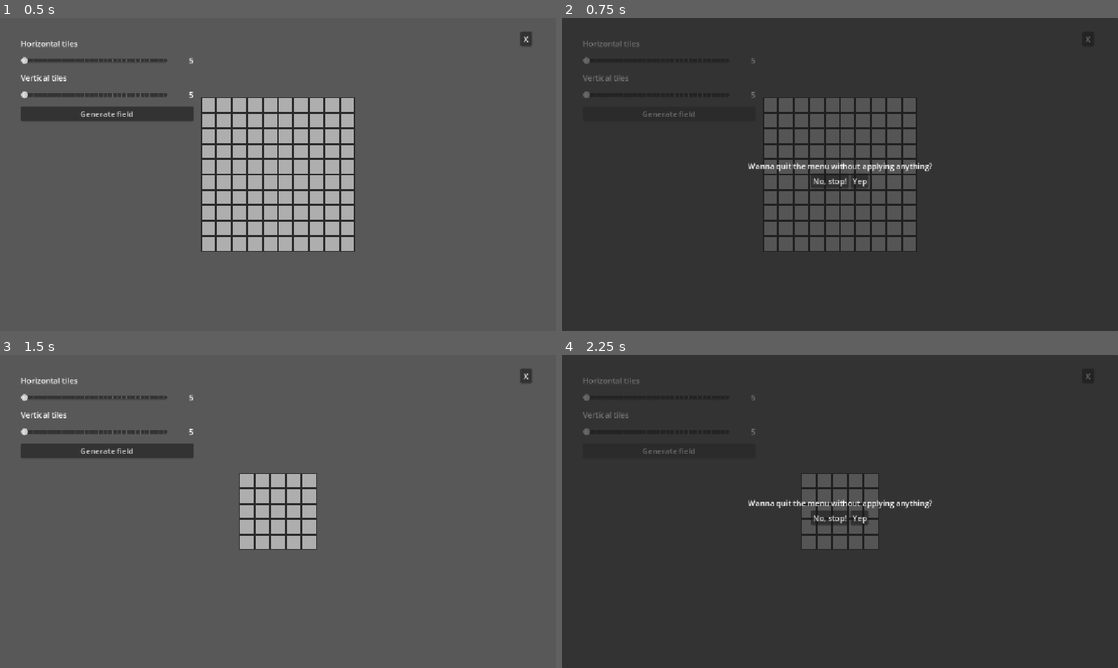
Above: before the commit, frames 1-4 (two rows, left to right).
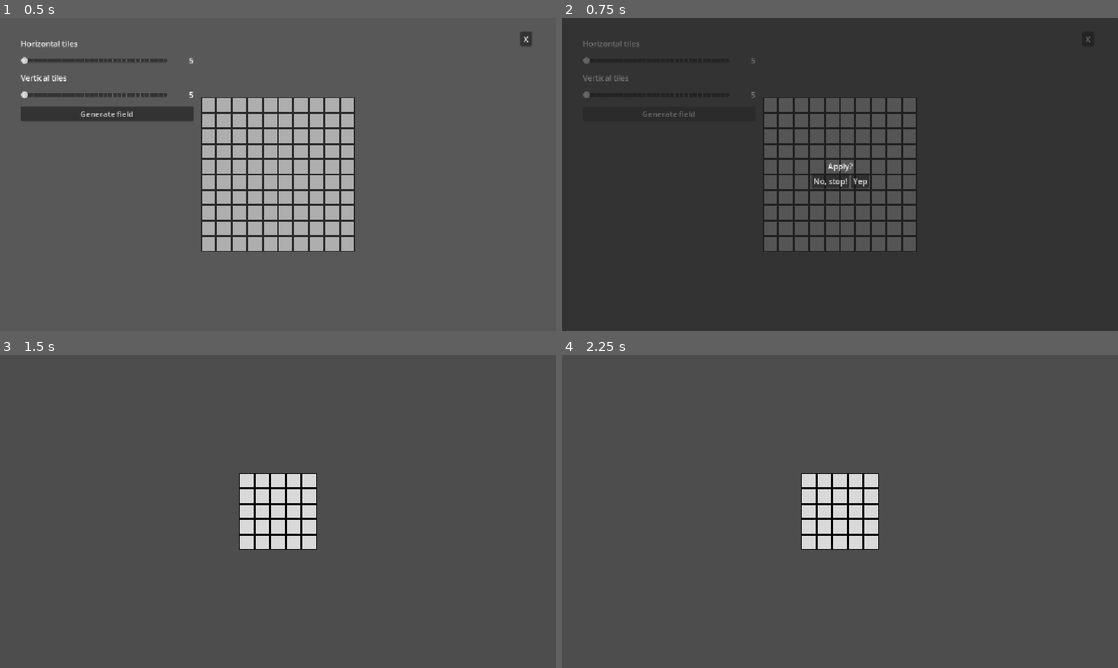
Above: after the commit, the same moments.

Repository: DISN-kolo/chess-automata
Game: Godot game, scene res://Scenes/main.tscn
The game is run twice, just before and just after one commit, with the same random seed, the same clock (stepped at 60 frames per second) and the same inputs.
Inputs (mouse positions are in pixels of both pictures, inside the frame that each line leads up to):
- Up to frame 1 (0.5 s): no input
- Up to frame 2 (0.75 s): click "Generate field" at 0.5 s
- Up to frame 3 (1.5 s): click "Yep" at 1.25 s
- Up to frame 4 (2.25 s): click (667, 452) at 2 s, where only the run before the commit has a clickable "Generate field"

Frame 1 is identical in both runs. In frame 2, 0.5% of the frame differs, in the area x 33-67%, y 46-54%; in frame 3, 5.5%; in frame 4, 99%, in the area x 0-100%, y 0-100%.

Commit message:
applying now actually quits

Diff:
--- a/Scenes/apply_confirm_menu.tscn
+++ b/Scenes/apply_confirm_menu.tscn
@@ -35,7 +35,8 @@
 
 [node name="TextConfirm" type="Label" parent="VBoxCloseDialog" unique_id=579351179]
 layout_mode = 2
-text = "Wanna quit the menu without applying anything?"
+text = "Apply?"
+horizontal_alignment = 1
 
 [node name="HBoxButtonsClose" type="HBoxContainer" parent="VBoxCloseDialog" unique_id=109168693]
 layout_mode = 2
--- a/Scripts/selector_menu.gd
+++ b/Scripts/selector_menu.gd
@@ -21,6 +21,7 @@
 
 func apply_field_parameters() -> void:
 	field_resizing.emit(dim.x, dim.y);
+	self.queue_free();
 
 func _on_x_prompt_button_pressed() -> void:
 	var ccm_instance: CloseConfirmMenu = CLOSE_CONFIRM_MENU.instantiate();
